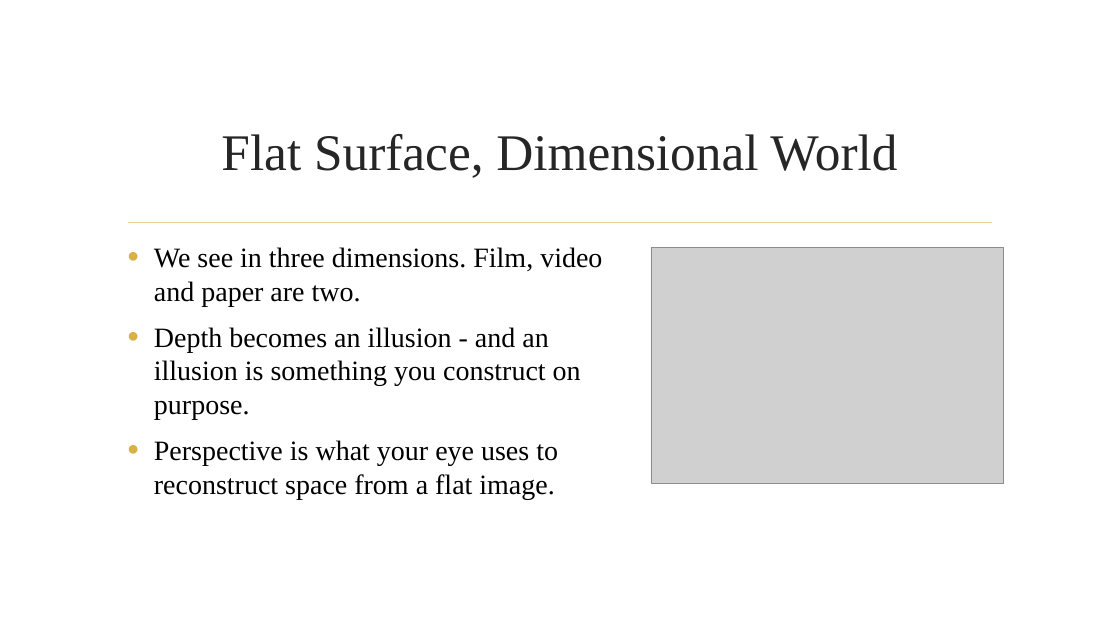
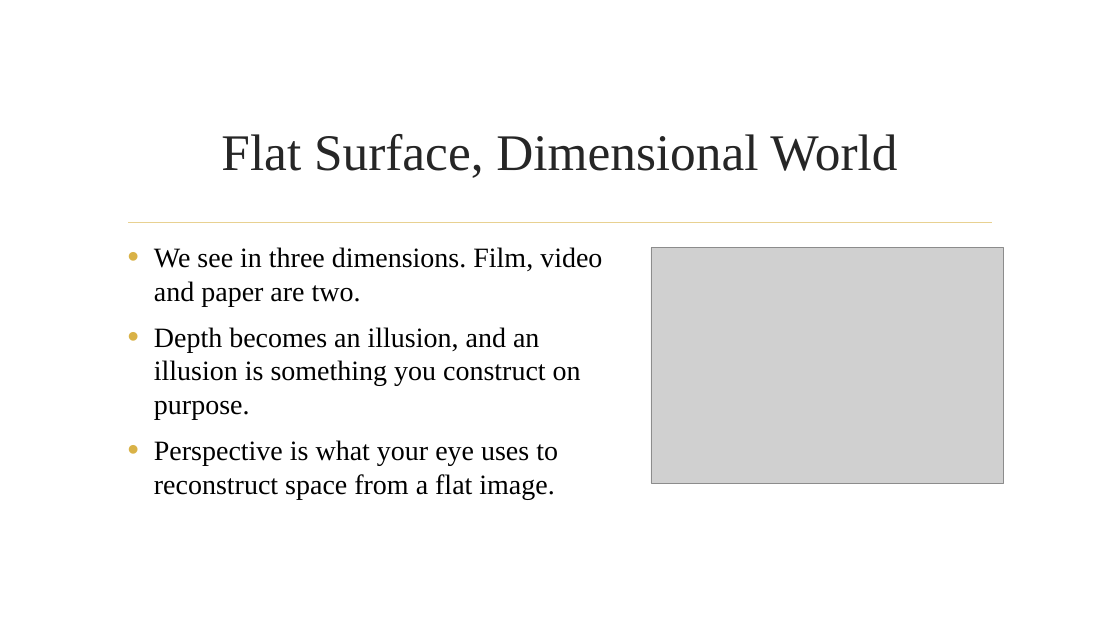
Before and after one commit to dcoes/Classes, a slide deck: slide 2 of Storyboarding/NewLectures/06_Perspective_REVISED.pptx. Drawn at 1120x630 pixels with LibreOffice and Linux fonts; fonts in the diff are those of the drawing; grey boxes stand for pictures; background and template pictures are left out. Boxes give left, top, right and bottom in pixels: in the first picture for what was removed or moved away, otherwise in the second. Text is boxed around its words. In the diff, an @@ line names an element or a change of style, - is before the commit and + after.

```diff
--- a/Storyboarding/NewLectures/06_Perspective_REVISED.pptx
+++ b/Storyboarding/NewLectures/06_Perspective_REVISED.pptx
@@ text at bbox=[154, 327, 581, 419]: text changed @@
-• Depth becomes an illusion - and an illusion is something you construct on purpose.
+• Depth becomes an illusion, and an illusion is something you construct on purpose.
```
Also in this commit, not shown: 15 other slides changed, 21 other files.
